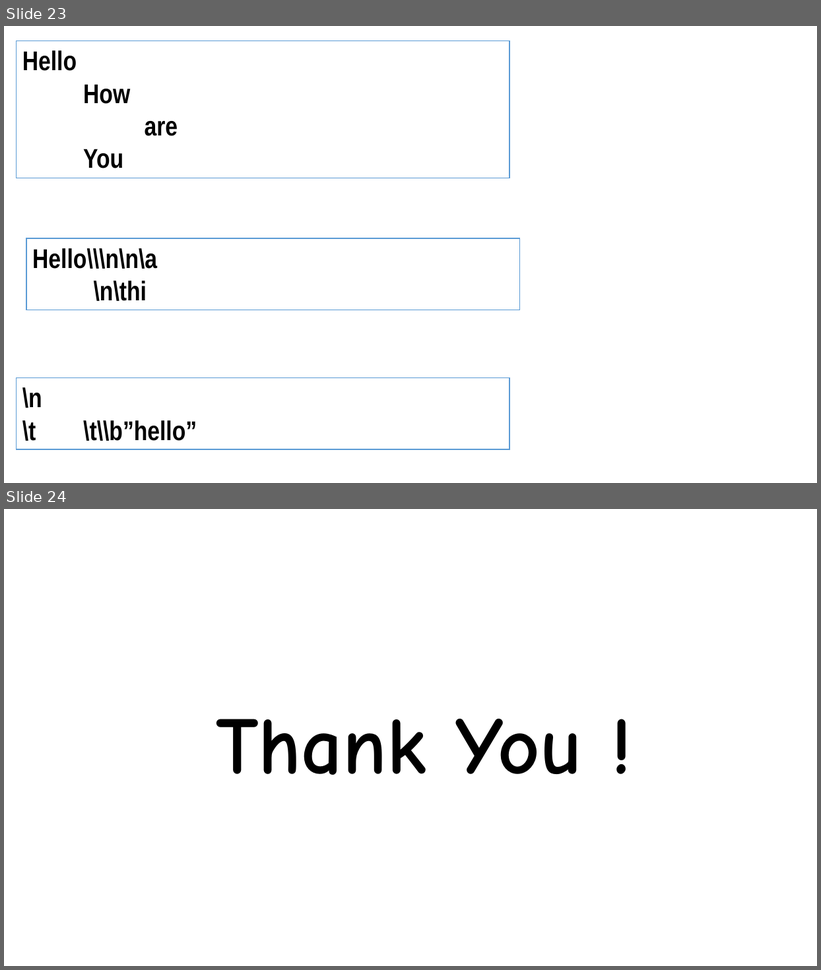
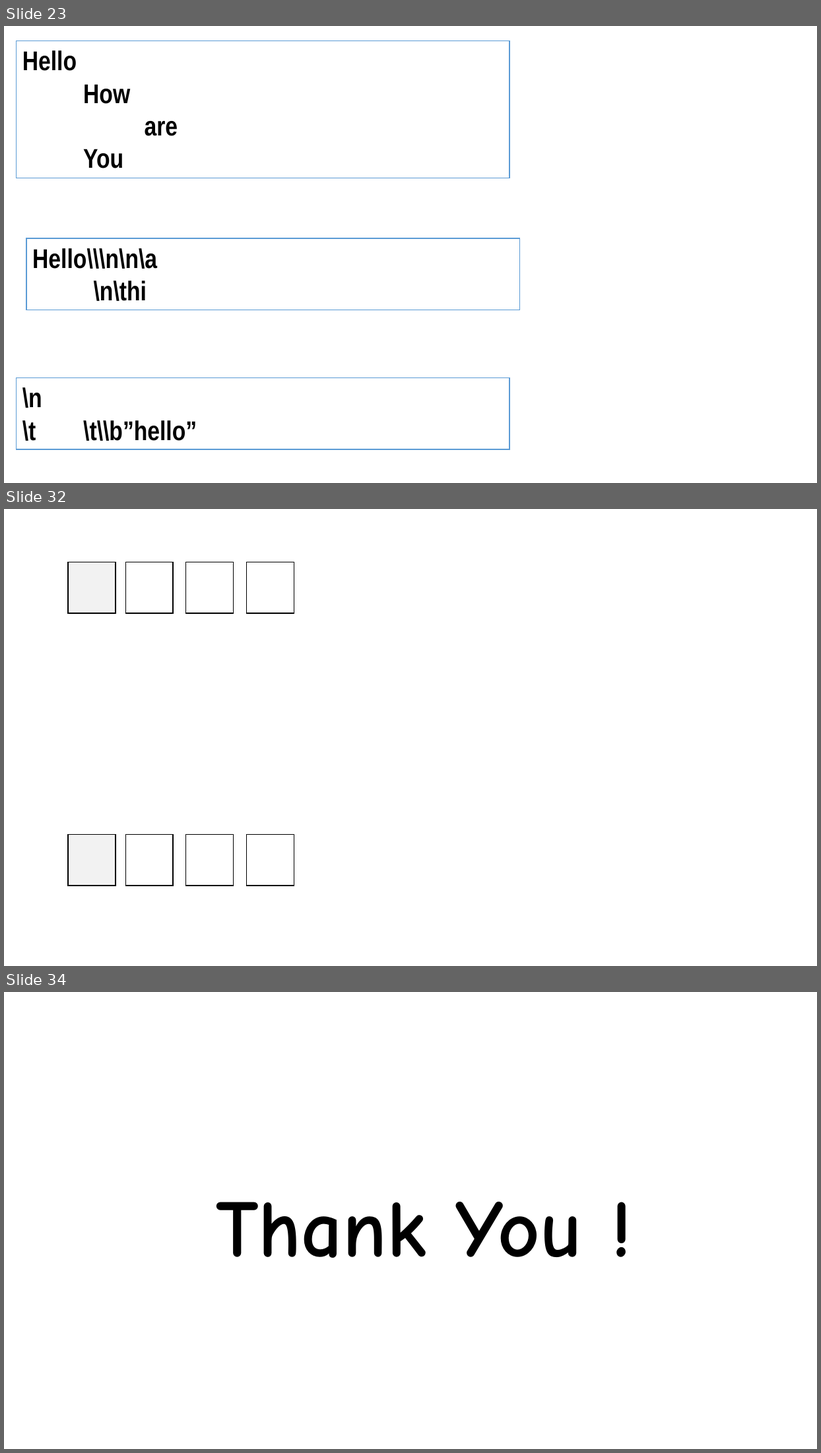
Before and after one commit to eusGithubwork/javaStudy, a slide deck: java.pptx. Shown one above the other, each under a label of ours: slides 23 and 24 before the commit, slides 23, 32 and 34 after it; the slides between them are not shown. The pictures are 821x970 and 821x1453 pixels, drawn with LibreOffice and Linux fonts; fonts in the diff are those of the drawing. Boxes give left, top, right and bottom in pixels: in the first picture for what was removed or moved away, otherwise in the second. Text is boxed around its words. In the diff, an @@ line names an element or a change of style, - is before the commit and + after.

```diff
--- a/java.pptx
+++ b/java.pptx
@@ slide 32 added at <box>4,509,817,966</box>, background #FFFFFF @@
@@ rectangle added at <box>68,562,116,613</box>, fill #F2F2F2, outline #000000 1 pt @@
@@ rectangle added at <box>125,562,173,613</box>, fill #FFFFFF, outline #000000 1 pt @@
@@ rectangle added at <box>186,562,234,613</box>, fill #FFFFFF, outline #000000 1 pt @@
@@ rectangle added at <box>246,562,294,613</box>, fill #FFFFFF, outline #000000 1 pt @@
@@ rectangle added at <box>68,835,116,886</box>, fill #F2F2F2, outline #000000 1 pt @@
@@ rectangle added at <box>125,835,173,886</box>, fill #FFFFFF, outline #000000 1 pt @@
@@ rectangle added at <box>186,835,234,886</box>, fill #FFFFFF, outline #000000 1 pt @@
@@ rectangle added at <box>246,835,294,886</box>, fill #FFFFFF, outline #000000 1 pt @@
@@ what was slide 24 is now slide 34 @@
```
Also in this commit, not shown: 9 other slides added.
